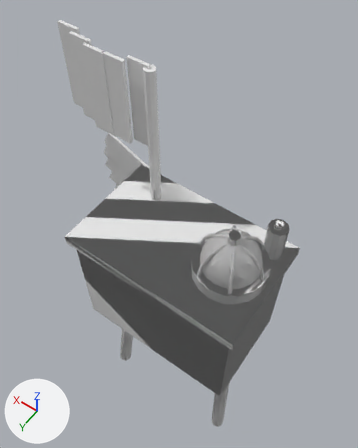
A saved change to the glTF model godot/assets3d/props/quest_flag.glb.
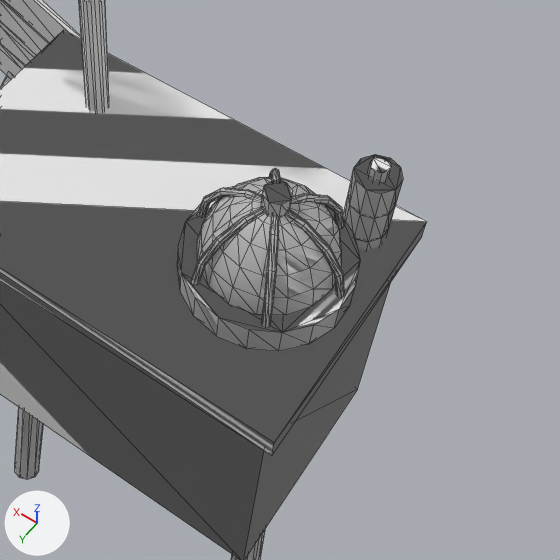
There are two pictures of each version: one whole from a 50 mm lens placed at (-0.471, 0.67, 2.086), pointed at (0.121, -0.159, 0.783), one close up on the part from 32% to 100% of the width and 34% to 88% of the height. The axes (+X, +Y, +Z) are drawn at lower left. The lights are the same throughout. The first two pictures are the older version. The close-ups show mesh edges as thin lines. Vertices at exactly the same position are counted once.

In view in the first close-up: 'look_off', 'look_on'.
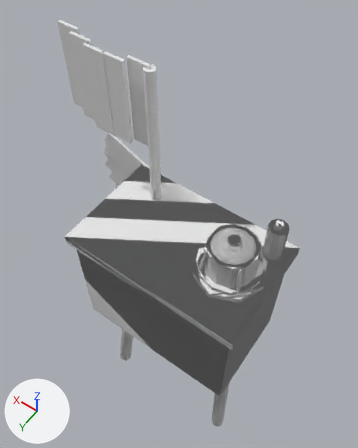
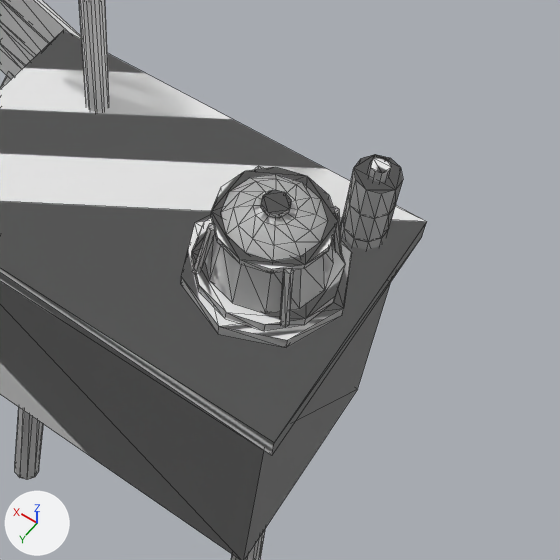
The change, as JSON lines over the scene's bpy script:
```json
{"block": "me_me_582", "where": "# used by ob_look_off; location = (0.0, 0.0, 0.0)"}
{"op": "remove", "block": "me_me_582", "code": "me_me_582.from_pydata(...)  # 836 vertices, 1608 faces; spans x -0.28..0.464, y -0.176..0.176, z 0.0..1.411"}
{"op": "add", "block": "me_me_582", "code": "me_me_582.from_pydata(...)  # 494 vertices, 892 faces; spans x -0.28..0.464, y -0.176..0.176, z 0.0..1.411"}
{"block": "me_me_582", "change": "me_me_582 part 1: a new loose piece, an 8-sided cylinder along z spanning x -0.262..-0.058, y -0.102..0.102, z 0.956..0.974"}
{"block": "me_me_582", "change": "me_me_582 part 2: a new loose piece, a 12-sided cylinder along z spanning x -0.248..-0.072, y -0.088..0.088, z 0.972..0.986"}
{"block": "me_me_582", "change": "me_me_582 part 3: a new loose piece, a 12-sided cut cone along z (radius 0.075 at the low end, 0.063 at the high end) spanning x -0.235..-0.085, y -0.075..0.075, z 0.987..1.059"}
{"block": "me_me_582", "change": "me_me_582 part 4: a new loose piece, a UV sphere (12 segments, 8 rings, poles along z) spanning x -0.223..-0.097, y -0.063..0.063, z 1.027..1.088"}
{"block": "me_me_582", "change": "me_me_582 part 5: a new loose piece, a 12-sided cylinder along z spanning x -0.2291..-0.0909, y -0.0691..0.0691, z 1.0607..1.0691"}
{"block": "me_me_582", "change": "me_me_582 part 6: a new loose piece, an 8-sided cylinder along z spanning x -0.1766..-0.1434, y -0.0166..0.0166, z 1.0888..1.0959"}
{"block": "me_me_582", "change": "me_me_582 part 7: 310 vertices removed from x -0.262..-0.058, y -0.104..0.104, z 0.899..1.095; 48 vertices added at x -0.224..-0.096, y -0.064..0.064, z 0.978..1.066"}
{"block": "me_me_582", "change": "other edits to the shape of me_me_582 do not show in these pictures"}
{"block": "me_me_606", "where": "# used by ob_look_on; location = (0.0, 0.0, 0.0)"}
{"op": "remove", "block": "me_me_606", "code": "me_me_606.from_pydata(...)  # 836 vertices, 1608 faces; spans x -0.28..0.513, y -0.256..0.176, z 0.0..1.113"}
{"op": "add", "block": "me_me_606", "code": "me_me_606.from_pydata(...)  # 494 vertices, 892 faces; spans x -0.28..0.513, y -0.256..0.176, z 0.0..1.096"}
{"block": "me_me_606", "change": "me_me_606 part 8: a new loose piece, a UV sphere (12 segments, 8 rings, poles along z) spanning x -0.223..-0.097, y -0.063..0.063, z 1.027..1.088"}
{"block": "me_me_606", "change": "me_me_606 part 9: the loose piece of 254 vertices spanning x -0.258..-0.062, y -0.086..0.086, z 0.899..1.095 is deleted"}
{"block": "me_me_606", "change": "me_me_606 part 10: the loose piece of 16 vertices spanning x -0.177..-0.143, y -0.017..0.017, z 1.088..1.113 is deleted"}
{"block": "me_me_606", "change": "me_me_606 part 11: 310 vertices removed from x -0.262..-0.058, y -0.104..0.104, z 0.899..1.095; 48 vertices added at x -0.224..-0.096, y -0.064..0.064, z 0.978..1.066"}
{"block": "me_me_606", "change": "other edits to the shape of me_me_606 do not show in these pictures"}
```

What differs and where, as boxes (x1, y1, x2, y2) in the close-ups (560 x 560 px):
```json
{"object": "look_off", "change": "reshaped", "before": [79, 0, 341, 315], "after": [0, 0, 427, 560]}
{"object": "look_on", "change": "reshaped", "before": [0, 0, 427, 560], "after": [0, 0, 320, 231]}
{"part": 1, "of": "me_me_582", "change": "added", "after": [181, 214, 352, 348]}
{"part": 2, "of": "me_me_582", "change": "added", "after": [191, 217, 345, 330]}
{"part": 3, "of": "me_me_582", "change": "added", "after": [205, 235, 333, 314]}
{"part": 4, "of": "me_me_582", "change": "added", "after": [221, 174, 328, 261]}
{"part": 5, "of": "me_me_582", "change": "added", "after": [211, 167, 338, 274]}
{"part": 6, "of": "me_me_582", "change": "added", "after": [261, 190, 291, 218]}
{"part": 7, "of": "me_me_582", "change": "reshaped", "before": [197, 177, 341, 315], "after": [192, 166, 342, 327]}
{"part": 8, "of": "me_me_606", "change": "added", "after": [275, 182, 320, 231]}
{"part": 9, "of": "me_me_606", "change": "deleted", "before": [197, 168, 344, 328]}
{"part": 10, "of": "me_me_606", "change": "deleted", "before": [261, 180, 293, 218]}
{"part": 11, "of": "me_me_606", "change": "cut back", "before": [177, 185, 360, 351]}
```
